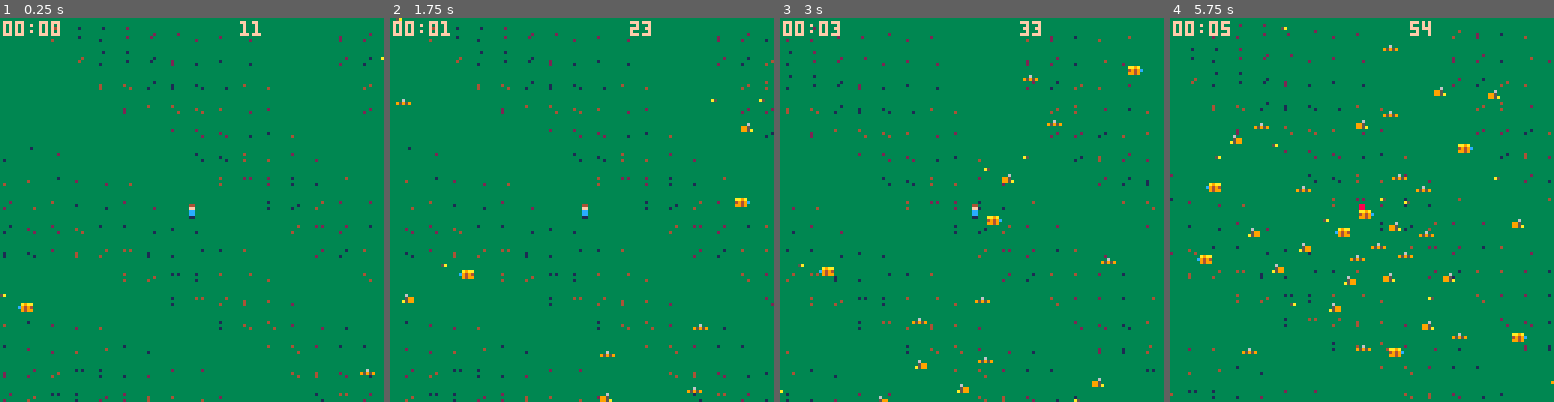
Above: before the commit, frames 1-4 (left to right).
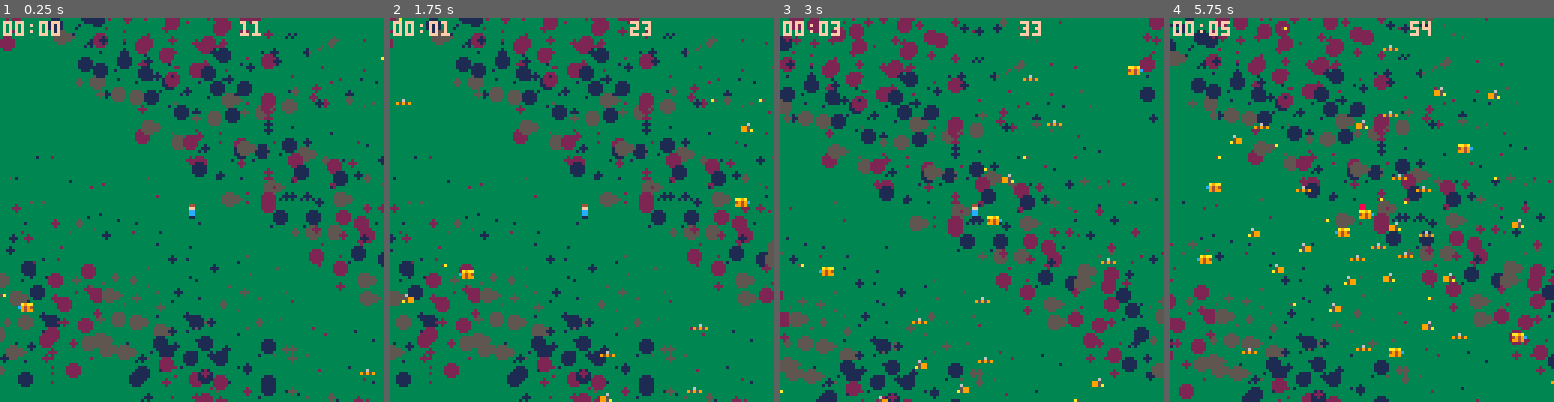
Above: after the commit, the same moments.

Repository: darabos/pico-8-projects
Game: PICO-8 cartridge buzz-survivor.p8
The game is run twice, just before and just after one commit, with the same random seed, the same clock (stepped at 60 frames per second) and the same inputs.
Inputs:
- Up to frame 1 (0.25 s): no input
- Up to frame 2 (1.75 s): hold Right from 1.6 s (still down)
- Up to frame 3 (3 s): release Right at 2.1 s; hold Up 2.15-2.42 s; hold Right from 2.47 s (still down)
- Up to frame 4 (5.75 s): release Right at 3.03 s; hold Left 3.08-3.58 s; hold Down 3.63-3.97 s; hold Right 4.02-4.68 s; hold Up 4.73-5.03 s; hold Left 5.08-5.68 s; hold Down from 5.73 s (still down)

The runs differ from the first frame. In frame 1, 19% of the frame differs, in the area x 0-100%, y 0-100%; in frame 2, 18%; in frame 3, 19%; in frame 4, 19%.

Commit message:
A bit bolder terrain.

Diff:
--- a/buzz-survivor.p8
+++ b/buzz-survivor.p8
@@ -26,14 +26,14 @@
    local c=flr(
     sin(0.03*(fx+x))*2^2+
     cos(0.04*(fy+y))*2^2)%3+1
-   if c==3 then c=4 end
+   if c==3 then c=5 end
    local d=flr(
     sin(0.015*(fx+x))*2^2+
-    cos(0.02*(fy+y))*2^2)%3
+    cos(0.02*(fy+y))*2^2)%5
    for z=1,d do
-    local r=(fx+x+fy+y+z+c)^2
-    pset(
-     x*8-sx+r%3,y*8-sy+r%5,c)
+    local r=(fx+x)^2+(fy+y)^2+(z+c)^2
+    circfill(
+     x*8-sx+r%9,y*8-sy+r%15,(z-1)%3,c)
    end
   end
  end
